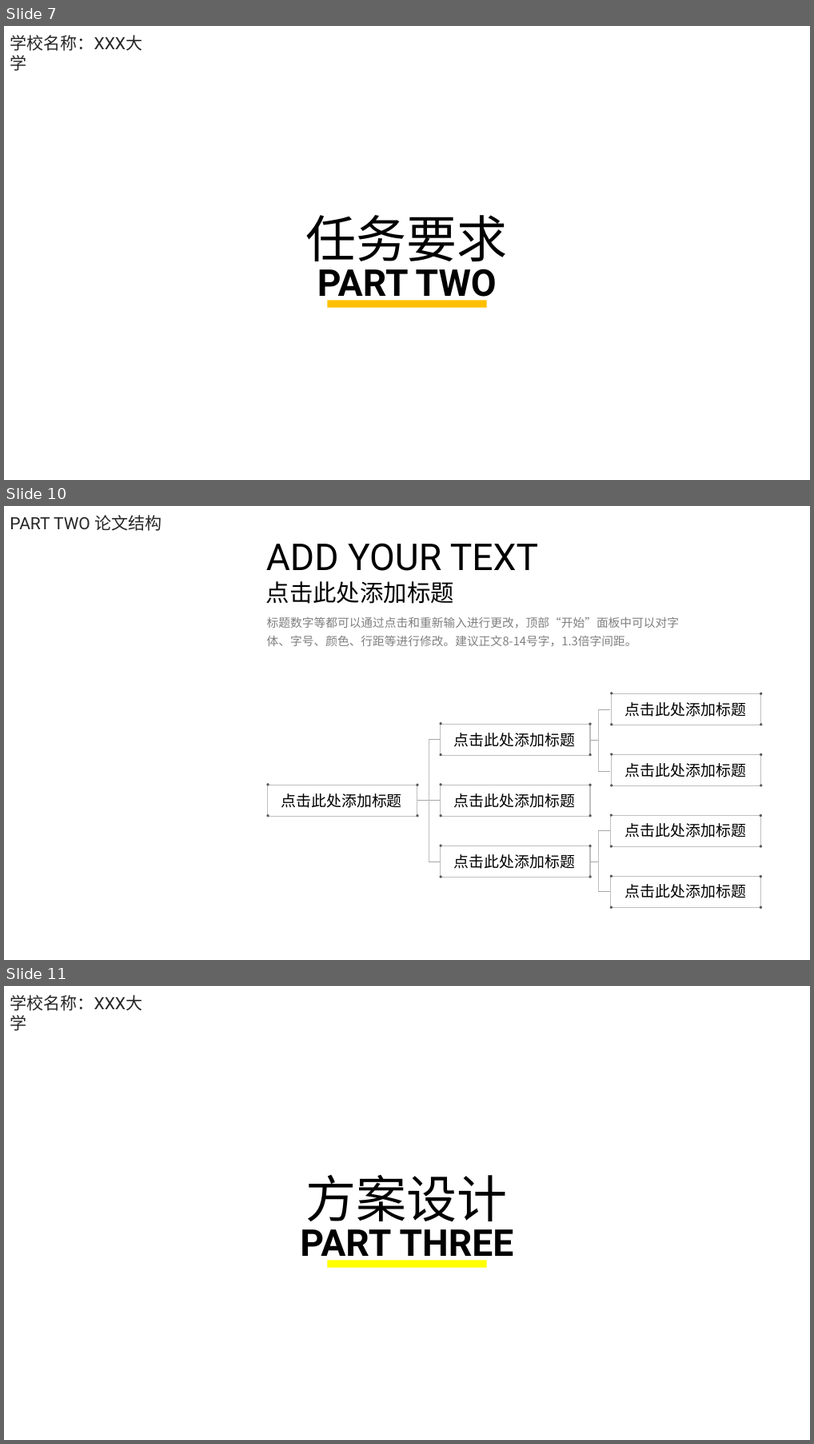
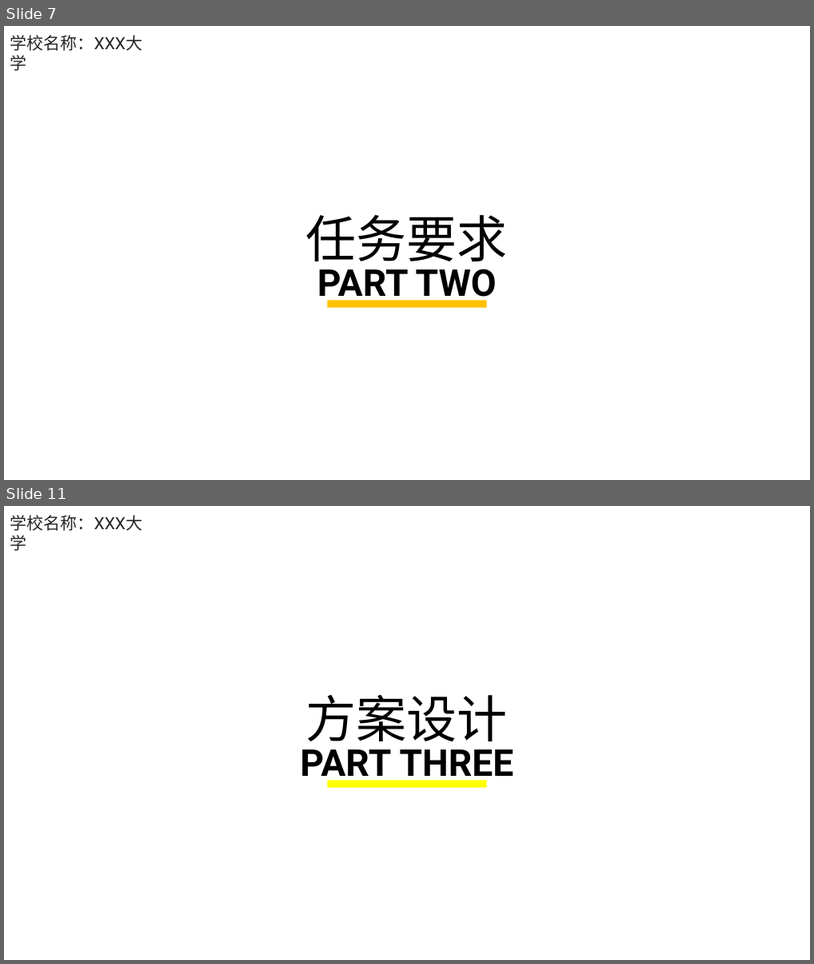
Before and after one commit to MSMsssss/NandFlash_GAN, a slide deck: doc/答辩PPT.pptx. Shown one above the other, each under a label of ours: slides 7, 10 and 11 before the commit, slides 7 and 11 after it; the slides between them are not shown. The pictures are 814x1444 and 814x964 pixels, drawn with LibreOffice and Linux fonts; fonts in the diff are those of the drawing; background and template pictures are left out. Boxes give left, top, right and bottom in pixels: in the first picture for what was removed or moved away, otherwise in the second. Text is boxed around its words. In the diff, an @@ line names an element or a change of style, - is before the commit and + after.

```diff
--- a/doc/答辩PPT.pptx
+++ b/doc/答辩PPT.pptx
@@ slide 10 removed at box(4, 506, 810, 960), background #FFFFFF @@
@@ text removed at box(10, 515, 162, 531) @@
-PART TWO 论文结构
@@ text removed at box(266, 543, 538, 571) @@
-ADD YOUR TEXT
@@ text removed at box(266, 581, 454, 604) @@
-点击此处添加标题
@@ text removed at box(267, 616, 679, 646) @@
-标题数字等都可以通过点击和重新输入进行更改，顶部“开始”面板中可以对字体、字号、颜色、行距等进行修改。建议正文8-14号字，1.3倍字间距。
@@ group removed at box(610, 692, 762, 725): 4 ellipses, 1 rectangle @@
@@ line removed from (598, 710) to (598, 771) @@
@@ line removed from (598, 710) to (610, 710) @@
@@ text removed at box(626, 702, 746, 716) @@
-点击此处添加标题
@@ line removed from (429, 739) to (429, 862) @@
@@ line removed from (429, 739) to (441, 739) @@
@@ text removed at box(454, 732, 575, 747) @@
-点击此处添加标题
@@ group removed at box(439, 722, 592, 756): 4 ellipses, 1 rectangle @@
@@ line removed from (591, 740) to (598, 740) @@
@@ text removed at box(626, 763, 746, 777) @@
-点击此处添加标题
@@ group removed at box(610, 753, 762, 787): 4 ellipses, 1 rectangle @@
@@ text removed at box(282, 793, 402, 808) @@
-点击此处添加标题
@@ group removed at box(266, 783, 419, 817): 4 ellipses, 1 rectangle @@
@@ text removed at box(454, 793, 575, 808) @@
-点击此处添加标题
@@ group removed at box(439, 783, 592, 817): 4 ellipses, 1 rectangle @@
@@ line removed from (598, 771) to (610, 771) @@
@@ line removed from (418, 800) to (430, 800) @@
@@ line removed from (429, 800) to (441, 800) @@
@@ group removed at box(610, 814, 762, 847): 4 ellipses, 1 rectangle @@
@@ line removed from (598, 830) to (598, 892) @@
@@ line removed from (598, 830) to (610, 830) @@
@@ text removed at box(626, 823, 746, 837) @@
-点击此处添加标题
@@ line removed from (429, 862) to (441, 862) @@
@@ text removed at box(454, 854, 575, 868) @@
-点击此处添加标题
@@ group removed at box(439, 844, 592, 877): 4 ellipses, 1 rectangle @@
@@ line removed from (591, 862) to (598, 862) @@
@@ text removed at box(626, 884, 746, 898) @@
-点击此处添加标题
@@ group removed at box(610, 875, 762, 908): 4 ellipses, 1 rectangle @@
@@ line removed from (598, 892) to (610, 892) @@
```
Also in this commit, not shown: 2 slides changed, 3 slides added, 2 other slides removed, 2 other files.
